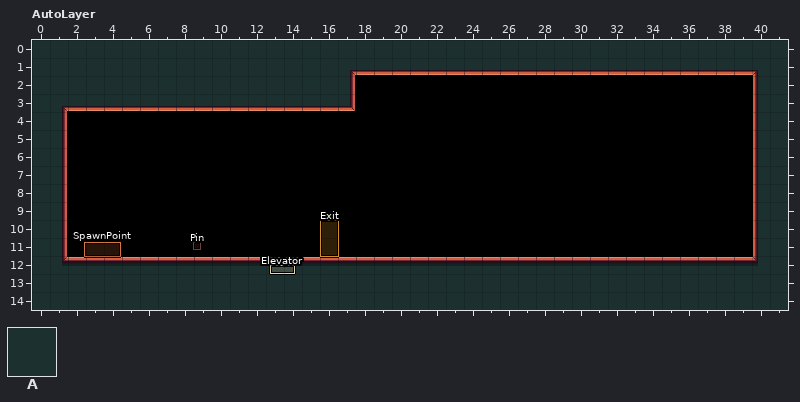
Two versions of a level (LDtk project, assets/world.ldtk). Above is the file before it was changed.
Cells are 24x24 px. Shown: AutoLayer x 0..41, y 0..14.
Key: from "Tiles": A 1.
_ is an empty cell.
Objects are placed by their top-left corner, in cells (3,4 is the top-left corner of cell 3,4); size is 1x1 cell unless given.
Layer "Tiles" before, first column x 0:
 0 AAAAAAAAAAAAAAAAAAAAAAAAAAAAAAAAAAAAAAAAAA
 1 AAAAAAAAAAAAAAAAAAAAAAAAAAAAAAAAAAAAAAAAAA
 2 AAAAAAAAAAAAAAAAAA______________________AA
 3 AAAAAAAAAAAAAAAAAA______________________AA
 4 AA______________________________________AA
 5 AA______________________________________AA
 6 AA______________________________________AA
 7 AA______________________________________AA
 8 AA______________________________________AA
 9 AA______________________________________AA
10 AA______________________________________AA
11 AA______________________________________AA
12 AAAAAAAAAAAAAAAAAAAAAAAAAAAAAAAAAAAAAAAAAA
13 AAAAAAAAAAAAAAAAAAAAAAAAAAAAAAAAAAAAAAAAAA
14 AAAAAAAAAAAAAAAAAAAAAAAAAAAAAAAAAAAAAAAAAA
Objects on layer "Entities" before:
"Elevator" rectangle at 13.2,12.5 size 1.3x0.5
"Exit" rectangle at 16,10 size 1x2
"Pin" rectangle at 8.9,11.2 size 0.4x0.4
"SpawnPoint" rectangle at 2.9,11.2 size 2x0.8
The same view after the edit:
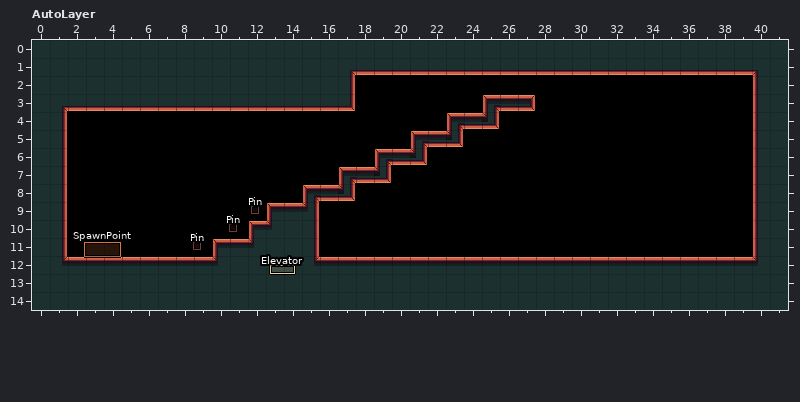
The author wrote: Pins ui + level exit
Difference:
Changed rows in their new state; . is an unchanged cell.
Layer "Entities":
added: "Pin" rectangle at 10.9,10.2 size 0.4x0.4
added: "Pin" rectangle at 12.2,9.2 size 0.4x0.4
removed: "Exit" rectangle at 16,10 size 1x2
Layer "Tiles":
first column x 10:
 3 ...............AAA
 4 .............AAA..
 5 ...........AAA....
 6 .........AAA......
 7 .......AAA........
 8 .....AAA..........
 9 ...AAA............
10 ..AAAA............
11 AAAAAA............
